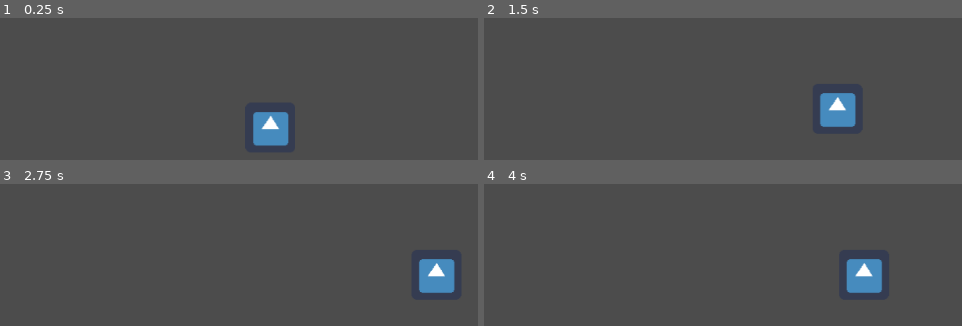
Above: before the commit, frames 1-4 (two rows, left to right).
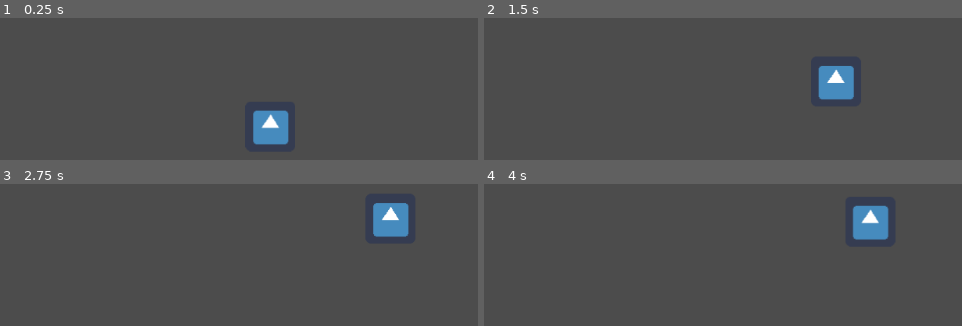
Above: after the commit, the same moments.

Repository: MiloTranseunte/SandBox_testings
Game: Godot game, scene res://World.tscn
The game is run twice, just before and just after one commit, with the same random seed, the same clock (stepped at 60 frames per second) and the same inputs. The engine's default icon, where the game draws it, is replaced by a stand-in: a white triangle on a blue panel in a dark square.
Inputs (mouse positions are in pixels of both pictures, inside the frame that each line leads up to):
- Up to frame 1 (0.25 s): no input
- Up to frame 2 (1.5 s): move the mouse to (909, 52) at 0.52 s; tap Space (throw) at 0.6, 1.35 s; move the mouse to (574, 98) at 1.27 s
- Up to frame 3 (2.75 s): move the mouse to (outside the picture) at 2.02 s; tap Space (throw) at 2.1 s
- Up to frame 4 (4 s): move the mouse to (outside the picture) at 2.77 s; tap Space (throw) at 2.85, 3.6 s; move the mouse to (outside the picture) at 3.52 s

The runs differ from the first frame. In frame 1, 0.4% of the frame differs, in the area x 52-61%, y 64-91%; in frame 2, 3.0%; in frame 3, 3.6%; in frame 4, 3.6%, in the area x 75-85%, y 14-77%.

Commit message:
Minor changes

Diff:
--- a/Projectiles Test/Cannon.gd
+++ b/Projectiles Test/Cannon.gd
@@ -6,7 +6,7 @@
 export (float) var angle = 45
 export (float) var shoot_force = 50
 
-export (float) var gravity = 20
+export (float) var gravity = 100
 export (float) var velocity = 20
 export (Vector2) var motion = Vector2()
 
--- a/Projectiles Test/World.tscn
+++ b/Projectiles Test/World.tscn
@@ -12,6 +12,7 @@
 
 [node name="Cannon" parent="." instance=ExtResource( 1 )]
 position = Vector2( 518.098, 367.855 )
+gravity = 100.0
 velocity = 85.0
 
 [node name="floor" type="StaticBody2D" parent="."]
@@ -27,6 +28,7 @@
 
 [node name="ceiling" type="StaticBody2D" parent="."]
 position = Vector2( 500, 300 )
+rotation = -0.436332
 collision_layer = 4
 collision_mask = 3
 __meta__ = {
@@ -37,7 +39,7 @@
 shape = SubResource( 1 )
 
 [node name="wall_left" type="StaticBody2D" parent="."]
-position = Vector2( 150, 420 )
+position = Vector2( 262.952, 392.99 )
 rotation = 1.5708
 collision_layer = 4
 collision_mask = 3
@@ -49,7 +51,7 @@
 shape = SubResource( 2 )
 
 [node name="wall_right" type="StaticBody2D" parent="."]
-position = Vector2( 850, 420 )
+position = Vector2( 749.326, 241.978 )
 rotation = 1.5708
 collision_layer = 4
 collision_mask = 3
